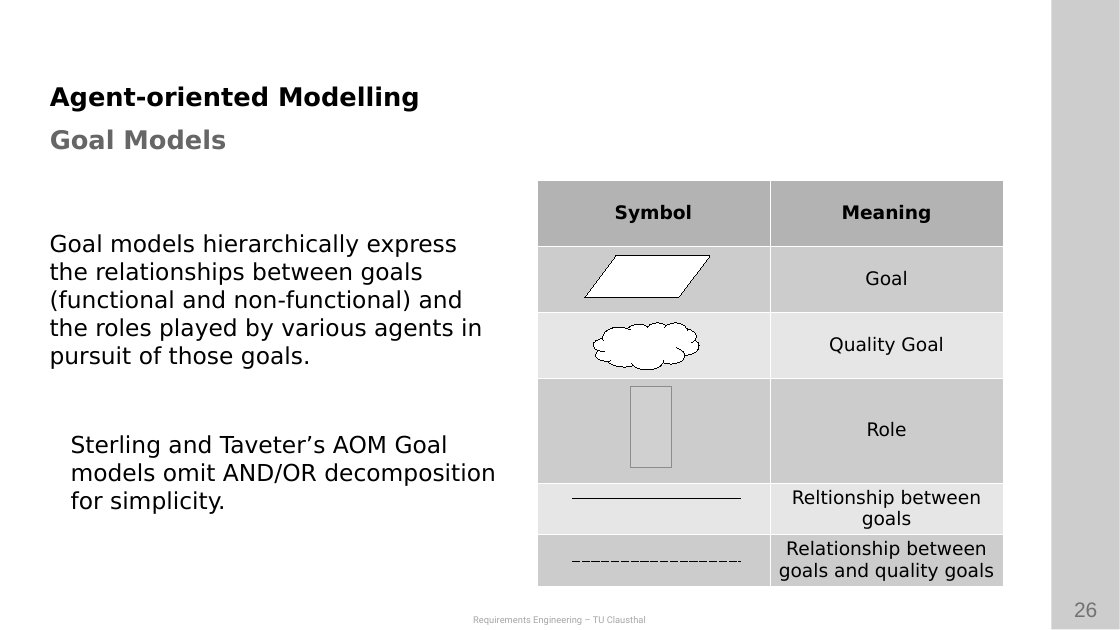
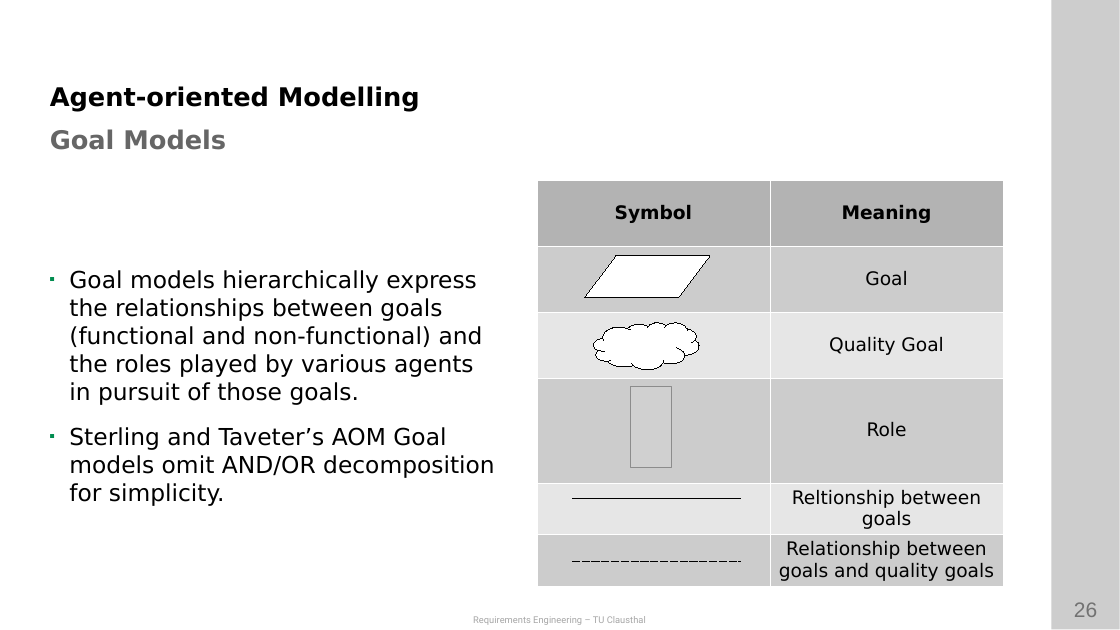
Before and after one commit to ETCE-LAB/teaching-material, a slide deck: slide 26 of Requirements-Engineering/RE-L08-Documentation--Model-based.pptx. Drawn at 1120x630 pixels with LibreOffice and Linux fonts; fonts in the diff are those of the drawing; grey boxes stand for pictures; background and template pictures are left out. Boxes give left, top, right and bottom in pixels: in the first picture for what was removed or moved away, otherwise in the second. Text is boxed around its words. In the diff, an @@ line names an element or a change of style, - is before the commit and + after.

```diff
--- a/Requirements-Engineering/RE-L08-Documentation--Model-based.pptx
+++ b/Requirements-Engineering/RE-L08-Documentation--Model-based.pptx
@@ text "Goal models hierarchically express the ..." at bbox=[69, 270, 495, 506]: bullet none to ◾ @@
```
Also in this commit, not shown: 33 other slides changed, 1 other file.
